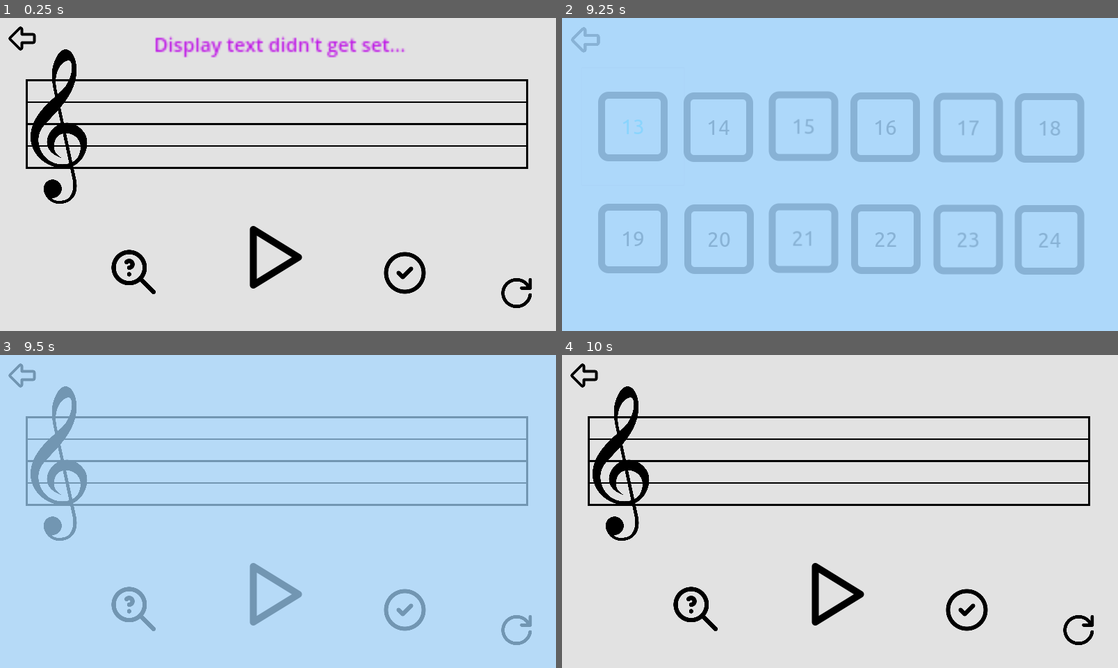
Above: before the commit, frames 1-4 (two rows, left to right).
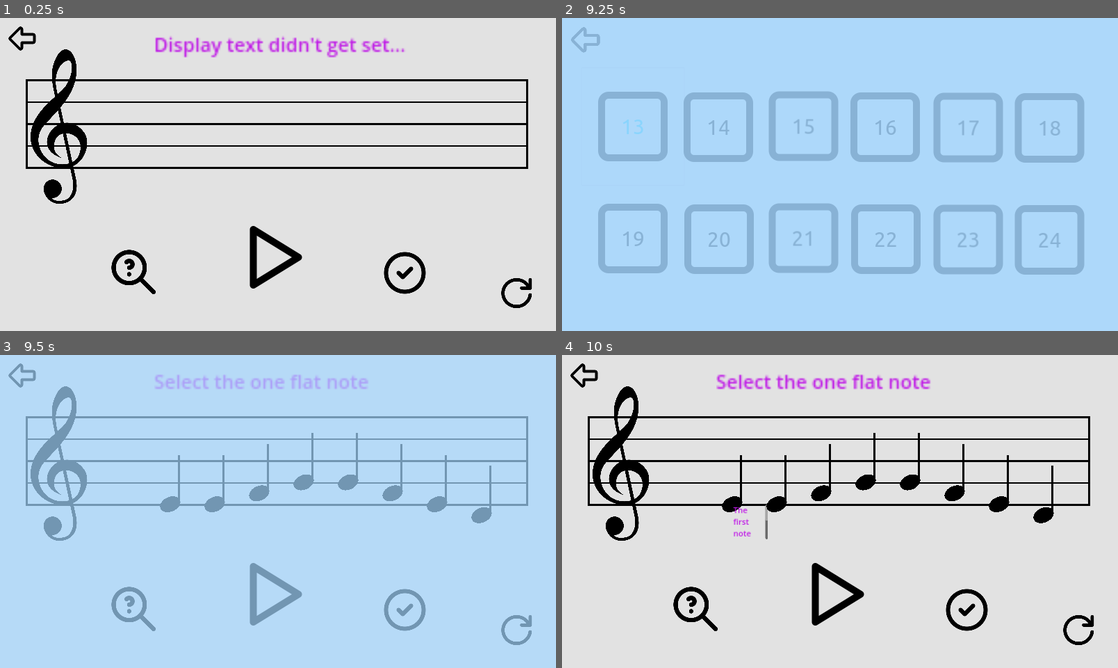
Above: after the commit, the same moments.

Repository: Sniggiho/COMP225-Reluna
Game: Godot game, scene res://Scenes/firstScene.tscn
The game is run twice, just before and just after one commit, with the same random seed, the same clock (stepped at 60 frames per second) and the same inputs.
Inputs (mouse positions are in pixels of both pictures, inside the frame that each line leads up to):
- Up to frame 1 (0.25 s): no input
- Up to frame 2 (9.25 s): click (834, 255) at 0.5 s; click (834, 255) at 1.25 s; click (967, 271) at 2 s; click (695, 271) at 2.75 s; click (967, 271) at 3.5 s; click (695, 271) at 4.25 s; click (834, 255) at 5 s; click (967, 271) at 5.75 s; click (695, 271) at 6.5 s; click (584, 39) at 7.25 s; click (1090, 302) at 8 s; click "13" at 8.75 s
- Up to frame 3 (9.5 s): no input
- Up to frame 4 (10 s): click (734, 505) at 9.52 s

Frames 1-2 are identical in both runs. In frame 3, 2.0% of the frame differs, in the area x 27-89%, y 6-54%; in frame 4, 2.6%, in the area x 27-89%, y 6-59%.
Error in both runs: Invalid assignment of index '0' (on base: 'Array') with value of type 'bool'. (res://Scenes/LevelManager/LevelManager.gd:79)

Commit message:
more tuts

Diff:
--- a/Project/Tutorials/GTutorialMenu.gd
+++ b/Project/Tutorials/GTutorialMenu.gd
@@ -67,3 +67,17 @@
 	tut10.setup(true, ["a4","c5","e5","a5"], [0,40,0,0], 100, 0, "Select the one sharp note")
 	tut11.setup(false, ["f5","e5","d5","c5"], [0,0,-40,0], 100, 1, "Select the one flat note")
 	tut12.setup(false, ["f5","e5","d5","c5"], [0,0,0,40], 100, 0, "Select the one sharp note")
+
+	tut13.setup(true, ["e4","e4","f4","g4","g4","f4","e4","d4"], [0,0,0,0,-30,0,0,0], 130, 0, "Select the one flat note")
+	tut14.setup(true, ["e4","e4","f4","g4","g4","f4","e4","d4"], [0,0,30,0,0,0,0,0], 130, 0, "Select the one sharp note")
+
+	tut15.setup(true, ["c4","d4","e4","f4", "g4"], [0,0,0,-40,0], 100, 0, "Select the one flat note")
+	tut16.setup(true, ["c4","d4","e4","f4", "g4"], [0,0,0,0,40], 100, 0, "Select the one sharp note")
+	tut17.setup(true, ["c4","e4","g4","e4", "c4"], [0,40,0,0,0], 100, 0, "Select the one sharp note")
+	tut18.setup(true, ["c4","e4","g4","e4", "c4"], [0,0,-40,0,0], 100, 0, "Select the one flat note")
+	tut19.setup(true, ["a4","b4","c5","d5", "e5"], [0,40,0,0,0], 100, 0, "Select the one sharp note")
+	tut20.setup(true, ["a4","b4","c5","d5", "e5"], [0,0,0,0,-40], 100, 0, "Select the one flat note")
+	tut21.setup(true, ["a4","c5","e5","a5"], [0,0,0,-40], 100, 0, "Select the one flat note")
+	tut22.setup(true, ["a4","c5","e5","a5"], [0,40,0,0], 100, 0, "Select the one sharp note")
+	tut23.setup(false, ["f5","e5","d5","c5"], [0,0,-40,0], 100, 1, "Select the one flat note")
+	tut24.setup(false, ["f5","e5","d5","c5"], [0,0,0,40], 100, 0, "Select the one sharp note")
